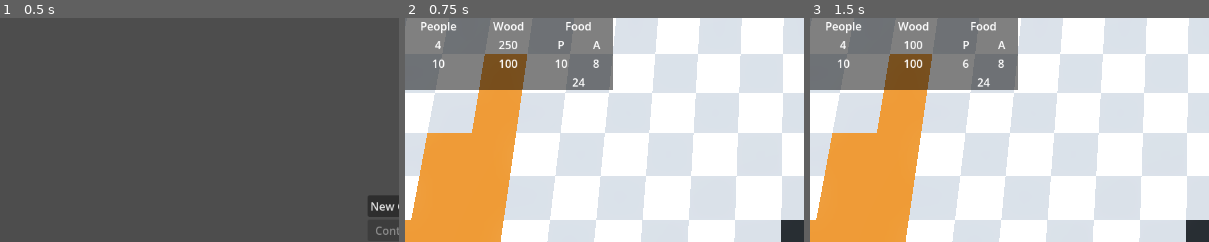
Above: before the commit, frames 1-3 (left to right).
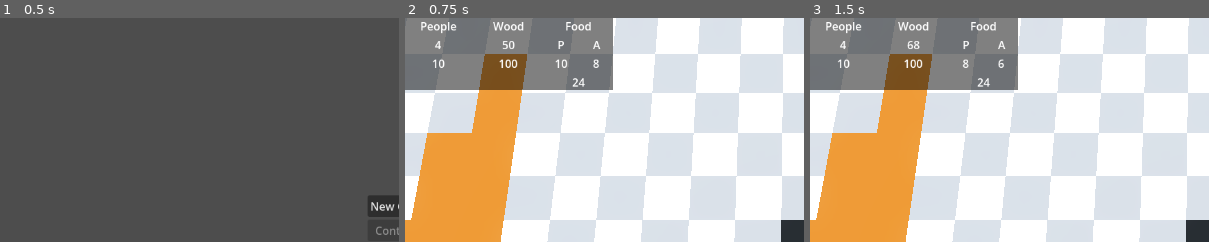
Above: after the commit, the same moments.

Repository: KaschaArtem/Hamlet
Game: Godot game, scene res://scenes/active_scenes/main_menu.tscn
Same seed, same stepped clock (60 frames per second), same inputs: the game is played once before the commit and once after it.
Inputs:
- Up to frame 1 (0.5 s): no input
- Up to frame 2 (0.75 s): click "New Game" at 0.5 s
- Up to frame 3 (1.5 s): click "End Month" at 1.25 s
The pictures show only the part of the screen within x 0-50%, y 0-50%; the shares and areas given below are measured in that part.

Frame 1 is identical in both runs. In frame 2, 0.1% of the frame differs, in the area x 23-29%, y 10-14%; in frame 3, 0.1%, in the area x 23-49%, y 10-23%.

Commit message:
added game over condition

Diff:
--- a/scripts/game/game.gd
+++ b/scripts/game/game.gd
@@ -16,8 +16,15 @@
 @export var field_cost: int = 24
 @export var pasture_cost: int = 32
 
+@export var base_wood_income: int = 14
+@export var base_plant_food_income: int = 3
+@export var base_animal_food_income: int = 3
+
+@export var wood_penalty: int = 5
+@export var food_penalty: int = 1
+
 @export var start_human_resource = 4
-@export var start_wood_resource = 250
+@export var start_wood_resource = 50
 @export var start_plant_food_resource = 10
 @export var start_animal_food_resource = 8
 
@@ -29,6 +36,7 @@
 var max_human_resource
 var max_wood_resource
 var max_food_resource
+
 
 var month_count = 0
 
@@ -68,111 +76,71 @@
 	update_max_values()
 	resources_changed.emit()
 
-func calculate_wood_production():
 
+func calculate_wood_production() -> void:
 	var dist = ground.get_nearest_forest_distance()
-
 	if dist == -1:
-		return 0
-
-	var efficiency = clamp(8 - dist, 1, 6)
-
-	return human_resource * efficiency
-
-func calculate_food_production():
-
-	var workers = human_resource
-
-	var field_workers = min(workers, ground.field_amount)
-	var pasture_workers = min(workers - field_workers, ground.pasture_amount * 2)
-
-	# производство растений
-	var plant_production = field_workers
-	plant_food_resource += plant_production
-
-
-	# пастбища
-
-	var base_animal_production = pasture_workers
-
-	var required_plant_food = ground.pasture_amount
-
-	var delivered_food = min(plant_food_resource, required_plant_food)
-
-	var percent = 0.0
-
-	if required_plant_food > 0:
-		percent = float(delivered_food) / float(required_plant_food)
-
-	percent = clamp(percent, 0.0, 1.0)
-
-	var animal_production = int(base_animal_production * percent * percent * 2.5)
-
-	plant_food_resource -= delivered_food
-
-	animal_food_resource += animal_production
-
-func calculate_food_consumption():
-	var human_food_need = human_resource
-	var pasture_food_need = ground.pasture_amount
-
-	var total_food_need = human_food_need + pasture_food_need
-
-	var plant_used = min(plant_food_resource, total_food_need)
-	plant_food_resource -= plant_used
-
-	total_food_need -= plant_used
-
-	var animal_used = min(animal_food_resource, total_food_need)
-	animal_food_resource -= animal_used
-
-func calculate_wood_consumption(base_cost: int):
-	var cost = base_cost + int(human_resource * 0.5)
-
-	wood_resource -= cost
-
+		return
+	var efficiency = clamp(1 - (dist - 1) * 0.125, 0.5, 1)
+	wood_resource = int(round(wood_resource + base_wood_income * (human_resource * 0.7) * efficiency))
+func calculate_food_production() -> void:
+	plant_food_resource += int(round((human_resource * 0.7) * ground.field_amount))
+	animal_food_resource += int(round((human_resource * 0.3) * ground.pasture_amount))
+func calculate_wood_consumption(multiplier: float) -> void:
+	wood_resource -= int(round(human_resource * 0.5 * multiplier))
 	if wood_resource < 0:
+		human_resource -= int(round(wood_resource)) / wood_penalty
 		wood_resource = 0
+func calculate_food_consumption() -> void:
+	var total_food = plant_food_resource + animal_food_resource
+	if (total_food - human_resource) >= 0:
+		var plant_food_consumption = int(round(human_resource * float(plant_food_resource) / total_food))
+		var animal_food_consumption = human_resource - plant_food_consumption
+		print(plant_food_consumption, " ", animal_food_consumption)
+		plant_food_resource -= plant_food_consumption
+		animal_food_resource -= animal_food_consumption
+	else:
+		human_resource -= int(round((human_resource - total_food))) / food_penalty
+		plant_food_resource = 0
+		animal_food_resource = 0
 
 func process_spring():
+	calculate_wood_production()
+	calculate_food_production()
+	calculate_wood_consumption(0.8)
 	calculate_food_consumption()
-	calculate_wood_consumption(2)
-	wood_resource += calculate_wood_production()
+func process_summer():
+	calculate_wood_production()
 	calculate_food_production()
-
-func process_summer():
+	calculate_wood_consumption(0.0)
 	calculate_food_consumption()
-	wood_resource += calculate_wood_production()
+func process_autumn():
+	calculate_wood_production()
 	calculate_food_production()
-
-func process_autumn():
+	calculate_wood_consumption(1.2)
 	calculate_food_consumption()
-	calculate_wood_consumption(3)
-	wood_resource += calculate_wood_production()
+func process_winter():
+	calculate_wood_production()
 	calculate_food_production()
-
-func process_winter():
+	calculate_wood_consumption(2.4)
 	calculate_food_consumption()
-	calculate_wood_consumption(6)
-	wood_resource += calculate_wood_production()
-	calculate_food_production()
 
 func clamp_resources():
-
 	human_resource = min(human_resource, max_human_resource)
 	wood_resource = min(wood_resource, max_wood_resource)
 
 	var total_food = plant_food_resource + animal_food_resource
-
 	if total_food > max_food_resource:
 		var overflow = total_food - max_food_resource
-
 		if animal_food_resource >= overflow:
 			animal_food_resource -= overflow
 		else:
 			overflow -= animal_food_resource
 			animal_food_resource = 0
 			plant_food_resource = max(0, plant_food_resource - overflow)
+
+func game_over() -> void:
+	SceneManager.change_scene("res://scenes/active_scenes/game.tscn")
 
 func end_month() -> void:
 	var month = month_count % 12 + 1
@@ -184,6 +152,8 @@
 		process_autumn()
 	elif month >= 10 and month <= 12:
 		process_winter()
+	if human_resource <= 0:
+		game_over()
 	clamp_resources()
 	month_count += 1
 	resources_changed.emit()
--- a/scripts/game/ground.gd
+++ b/scripts/game/ground.gd
@@ -60,15 +60,12 @@
 			water_amount += 1
 
 func get_nearest_forest_distance() -> int:
-
 	var visited = []
 	for z in range(GRID_SIZE):
 		visited.append([])
 		for x in range(GRID_SIZE):
 			visited[z].append(false)
-
 	var queue = []
-
 	for z in range(GRID_SIZE):
 		for x in range(GRID_SIZE):
 			if ground_grid[z][x] == -1:
@@ -83,33 +80,23 @@
 	]
 
 	while queue.size() > 0:
-
 		var current = queue.pop_front()
 		var x = current.pos.x
 		var z = current.pos.y
 		var dist = current.dist
-
-		if ground_grid[z][x] == 1:
+		if ground_grid[z][x] == 1 or ground_grid[z][x] == 999:
 			return dist
-
 		for dir in directions:
-
 			var nx = x + dir.x
 			var nz = z + dir.y
-
 			if nx >= 0 and nx < GRID_SIZE and nz >= 0 and nz < GRID_SIZE:
-
 				if !visited[nz][nx]:
-
 					visited[nz][nx] = true
 					queue.append({
 						"pos": Vector2i(nx, nz),
 						"dist": dist + 1
 					})
-
 	return -1
-
-
 func get_city_bounds():
 	var top = GRID_SIZE
 	var bottom = 0
